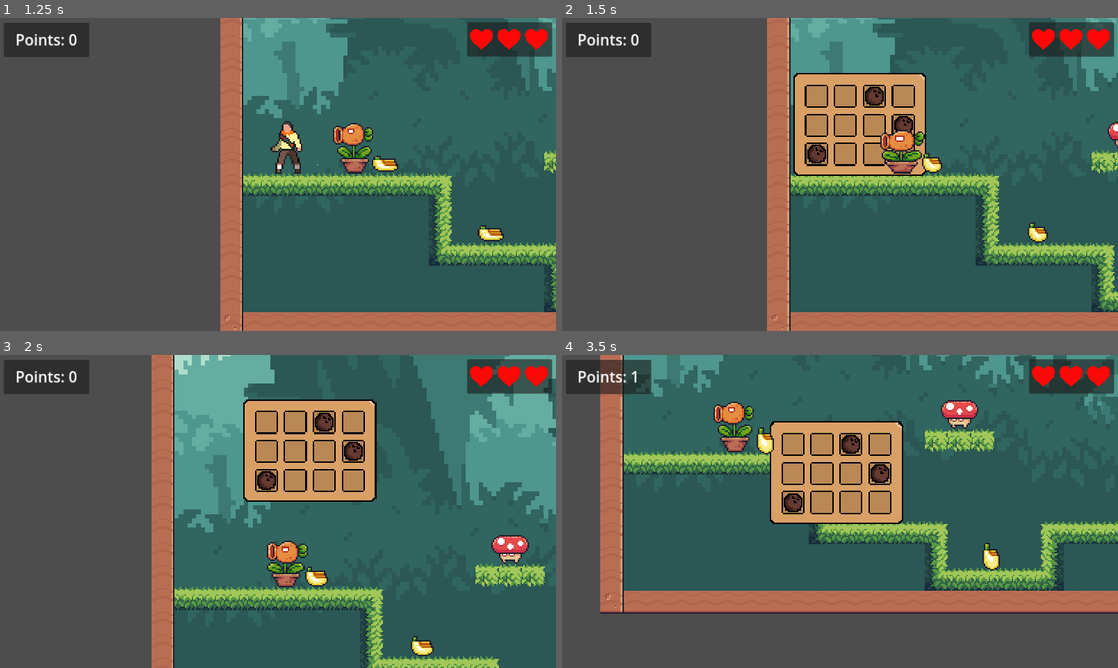
Above: before the commit, frames 1-4 (two rows, left to right).
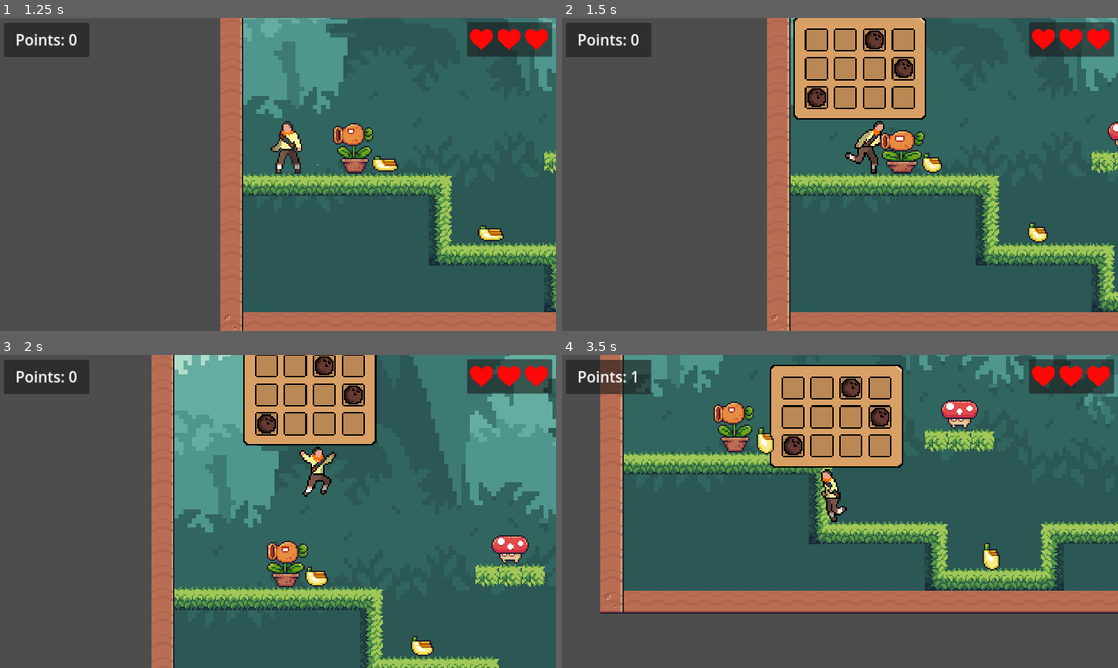
Above: after the commit, the same moments.

Repository: DavidNobela/UP
Game: Godot game, scene res://Scenes/main_menu.tscn
The game is run twice, just before and just after one commit, with the same random seed, the same clock (stepped at 60 frames per second) and the same inputs.
Inputs:
- Up to frame 1 (1.25 s): click "Start Game" at 0.5 s
- Up to frame 2 (1.5 s): hold D (move_right) from 1.28 s (still down); tap E (e) at 1.35 s
- Up to frame 3 (2 s): keep holding D (move_right); tap W (jump) at 1.52 s
- Up to frame 4 (3.5 s): tap E (e) at 2.1, 2.85 s; tap W (jump) at 2.27 s; release D (move_right) at 2.78 s; hold A (move_left) from 2.78 s (still down)

Frame 1 is identical in both runs. In frame 2, 9.0% of the frame differs, in the area x 41-66%, y 0-51%; in frame 3, 9.0%; in frame 4, 10%, in the area x 37-62%, y 3-54%.

Commit message:
starting of part 2

Diff:
--- a/up/Scenes/main_character.tscn
+++ b/up/Scenes/main_character.tscn
@@ -138,6 +138,6 @@
 
 [node name="Inv_UI" parent="." instance=ExtResource("4_eglp3")]
 offset_left = -45.0
-offset_top = -70.0
+offset_top = -109.0
 offset_right = 47.0
-offset_bottom = 1.0
+offset_bottom = -38.0
